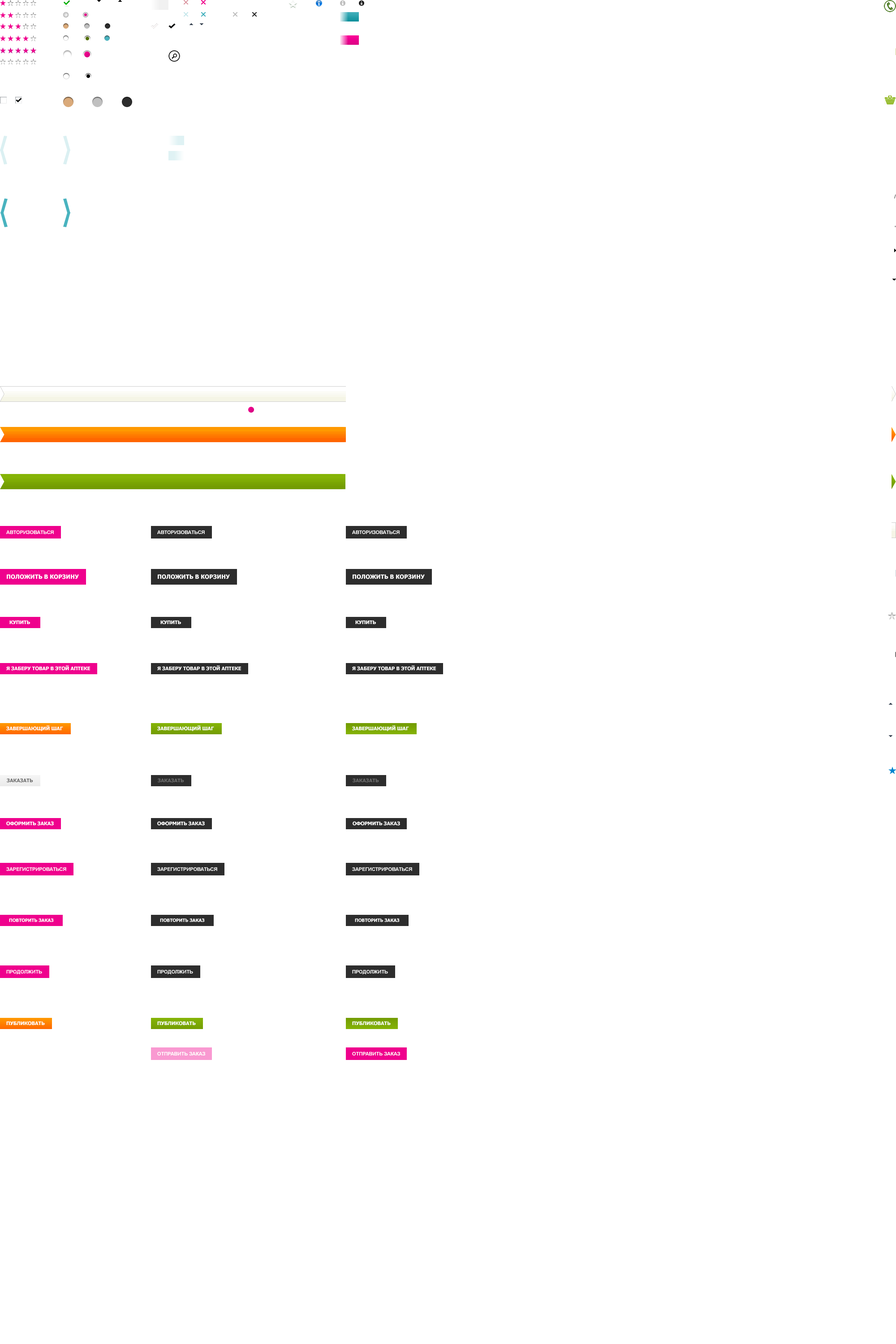
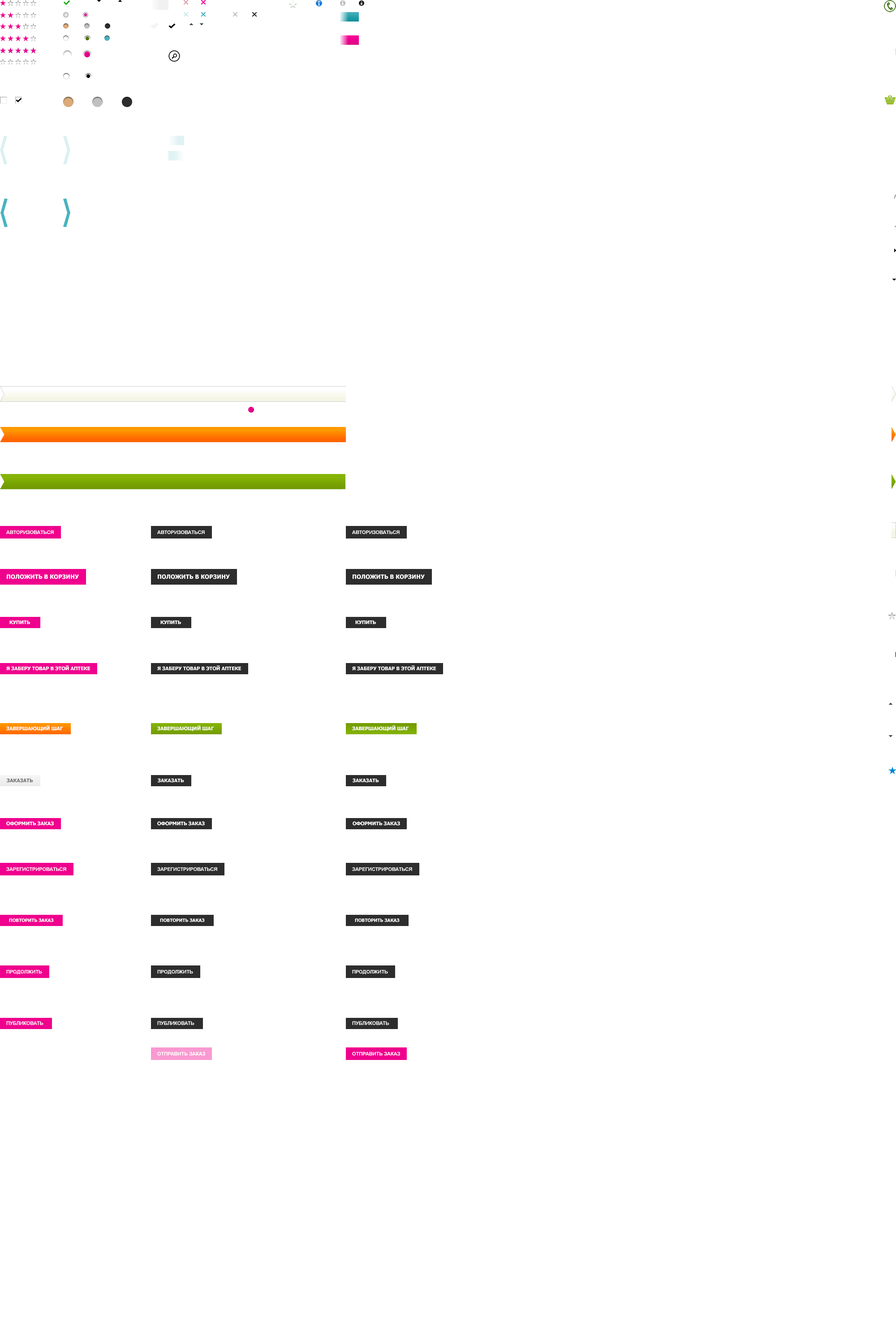
Comparing the layer stacks of the two 896 x 1344 images. Changes:
added layer "Text copy 25" (1st of 2) above "Text copy 25" over [352, 1020, 390, 1025]
added layer "Text copy 25" (2nd of 2) above "Text copy 24" over [345, 1017, 398, 1029]
added layer "Text copy 24" (1st of 2) above "Text copy 24" over [157, 1020, 195, 1025]
added layer "Text copy 24" (2nd of 2) above "Text copy 23" over [150, 1017, 203, 1029]
added layer "Text copy 23" above "Text" over [6, 1020, 44, 1025]
painted on "Text copy 3" over [352, 777, 379, 783]
painted on "Text" (26th of 42) over [157, 777, 185, 783]
